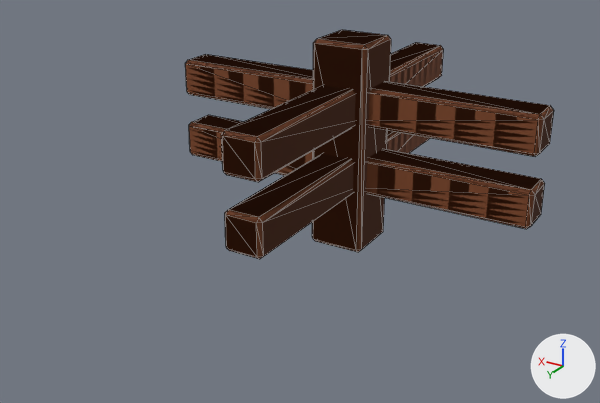
An edit to the glTF model apps/garden/public/assets/models/Fence.glb, drawn before and after from the same camera.
Camera for both pictures: a 50 mm camera at (-0.945, 1.828, 0.988) aimed at (-0.012, 0.274, 0.211). Every picture has the same lights, and +X, +Y and +Z are marked at lower right. The older version comes first. Mesh edges are drawn as thin lines.

The first picture shows 'Fence Corner', 'Fence Cross', 'Fence Middle', 'Fence Single', 'Fence Solo', 'Fence T'.
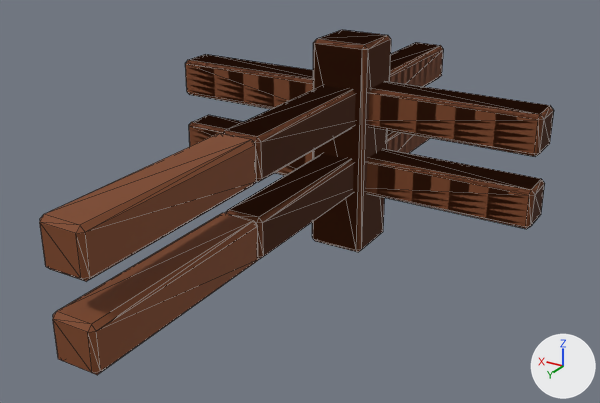
Boxes [x1, y1, x2, y2] around the edits, measured in the pictures (600 x 403 px):
```json
{"object": "Fence Extension", "change": "added", "after": [40, 133, 258, 375], "on screen": "brown"}
```

Scene script edits in JSON lines:
```json
{"op": "add", "block": "me_fence_extension", "code": ["me_fence_extension = bpy.data.meshes.new('Fence Extension')", "me_fence_extension.from_pydata(...)  # 48 vertices, 88 faces; spans x -0.05..0.05, y 0.5..1.0, z -0.84..-0.56", "me_fence_extension.materials.append(mat_material_planks)  # brown #7d4422"]}
{"op": "add", "block": "ob_fence_extension", "code": ["ob_fence_extension = bpy.data.objects.new('Fence Extension', me_fence_extension)", "ob_fence_extension.location = (0.0, 0.0, 1.0)"]}
```
